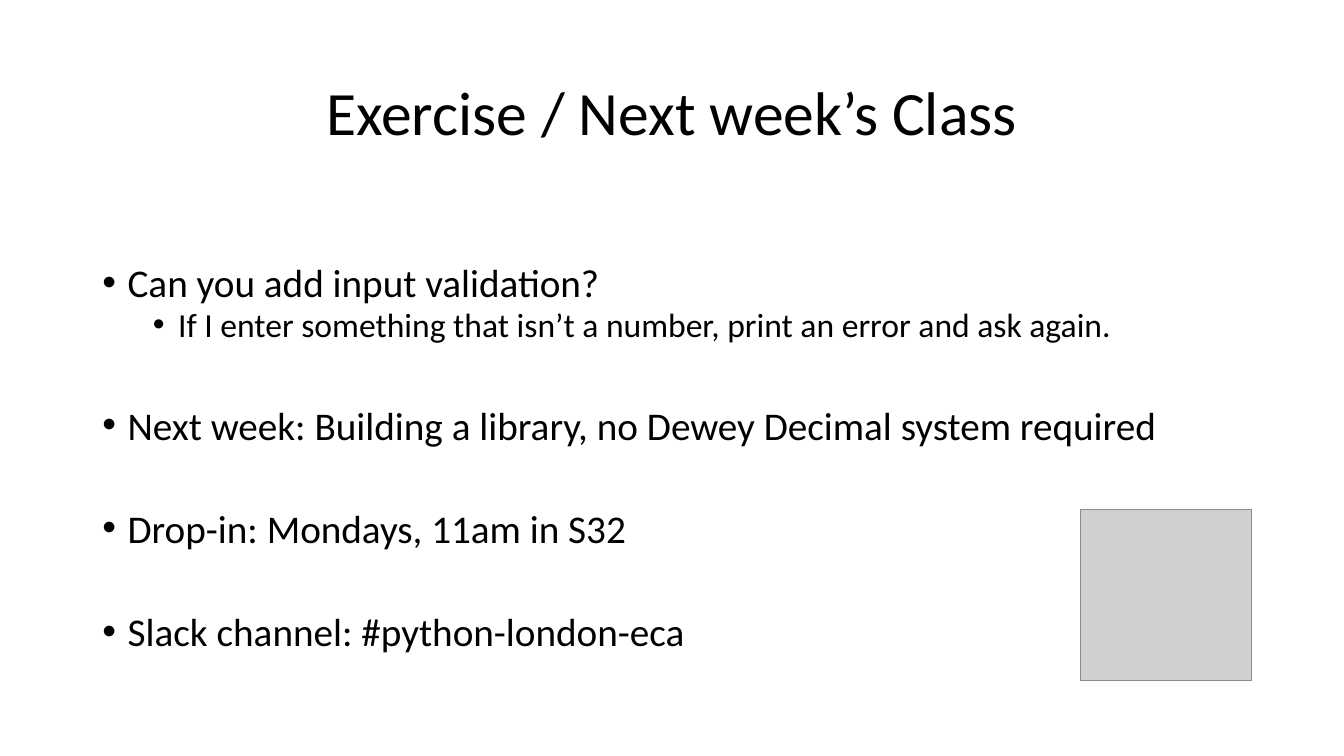
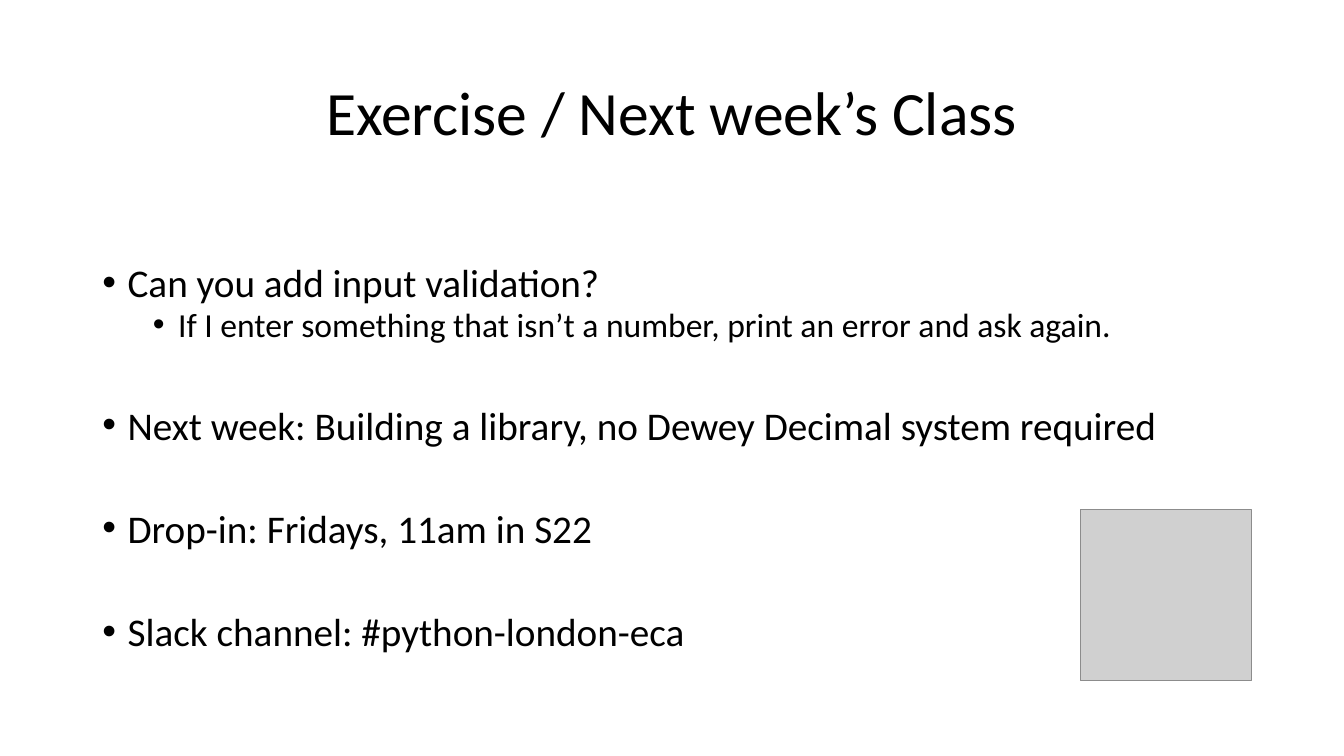
Before and after one commit to wilkotom/python_examples, a slide deck: slide 11 of Python Level 2/Lesson 1/Session 1.pptx (slide 10 before the commit). Drawn at 1344x756 pixels with LibreOffice and Linux fonts; fonts in the diff are those of the drawing; grey boxes stand for pictures. Boxes give left, top, right and bottom in pixels: in the first picture for what was removed or moved away, otherwise in the second. Text is boxed around its words. In the diff, an @@ line names an element or a change of style, - is before the commit and + after.

```diff
--- a/Python Level 2/Lesson 1/Session 1.pptx
+++ b/Python Level 2/Lesson 1/Session 1.pptx
@@ text at (128,515,592,550): text changed @@
-• Drop-in: Mondays, 11am in S32
+• Drop-in: Fridays, 11am in S22
```
Also in this commit, not shown: 2 other slides changed, 1 slide added.
